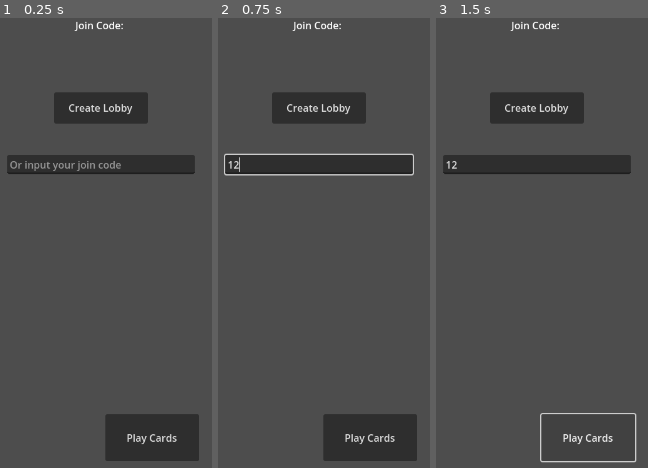
Above: before the commit, frames 1-3 (left to right).
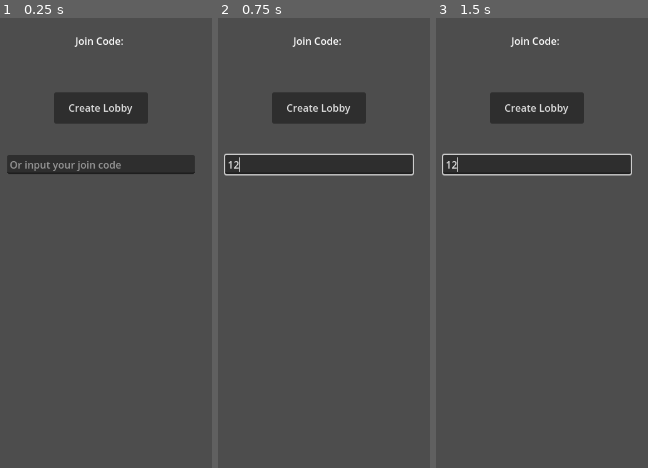
Above: after the commit, the same moments.

Repository: sanujs/cheat-game
Game: Godot game, scene res://main.tscn
Same seed, same stepped clock (60 frames per second), same inputs: the game is played once before the commit and once after it.
Inputs (mouse positions are in pixels of both pictures, inside the frame that each line leads up to):
- Up to frame 1 (0.25 s): no input
- Up to frame 2 (0.75 s): click (319, 162) at 0.52 s; type "12" at 0.6 s
- Up to frame 3 (1.5 s): click (588, 436) at 1.25 s, where only the run before the commit has a clickable "Play Cards"

The runs differ from the first frame. In frame 1, 4.9% of the frame differs, in the area x 34-94%, y 0-99%; in frame 2, 4.9%; in frame 3, 2.0%.

Commit message:
Basic functionality for playing cards and rank selection and better game initialization in server

Diff:
--- a/client/cheat/main.gd
+++ b/client/cheat/main.gd
@@ -2,22 +2,31 @@
 
 @export var card_scene: PackedScene
 @onready var client: WebSocketClient = $WebSocketClient
-@onready var hand = $Hand
+@onready var hand = $PlayUI/Hand
 @onready var startGameBtn = $LobbyUI/StartGame
 @onready var newGameBtn = $LobbyUI/NewGame
 @onready var joinGameBtn = $LobbyUI/JoinGame
 @onready var joinCodeLbl = $LobbyUI/JoinCode
 @onready var playerList = $LobbyUI/PlayerList
+@onready var rankOption = $PlayUI/RankOption
 
 var connected = false
 var uuid = ""
 var join_key = ""
 var your_turn = false
+var round_rank: Card.Rank
+var round_start = true
+
 
 # Called when the node enters the scene tree for the first time.
 func _ready() -> void:
 	startGameBtn.visible = false
 	playerList.visible = false
+	$PlayUI.visible = false
+	rankOption.visible = false
+	for rank in Card.Rank.keys():
+		rankOption.add_item(rank)
+
 
 # Called every frame. 'delta' is the elapsed time since the previous frame.
 func _process(delta: float) -> void:
@@ -29,12 +38,6 @@
 	hand.add_child(new_card)
 	new_card.set_values_from_string(card_string)
 	new_card.visible = true
-
-
-func _on_remove_card_pressed() -> void:
-	for card: Card in hand.get_children():
-		if card.selected:
-			hand.remove_child(card)
 
 
 func _on_new_game_pressed() -> void:
@@ -49,7 +52,6 @@
 	var send_data = await client.send(data)
 	print(send_data)
 	startGameBtn.visible = true
-
 
 
 func _on_join_game_text_submitted(new_text: String) -> void:
@@ -84,6 +86,8 @@
 			var data = {"type": "start"}
 			client.send(data)
 			$LobbyUI.visible = false
+			$PlayUI.visible = true
+			round_start = true
 		"players":
 			var player_uuids = json_recv["players"]
 			for i in range(player_uuids.size()):
@@ -93,5 +97,26 @@
 			for card_str in json_recv["hand"]:
 				str_to_card(card_str)
 		"turn":
+			print(uuid + " turn")
 			assert(json_recv["player"] == uuid)
 			your_turn = true
+			if round_start:
+				rankOption.visible = true
+
+
+func _on_play_cards_pressed() -> void:
+	var played_cards = []
+	for card: Card in hand.get_children():
+		if card.selected:
+			played_cards.append(card.card_str)
+			hand.remove_child(card)
+	if round_start:
+		round_rank = Card.Rank[rankOption.get_item_text(rankOption.selected)]
+	var data = {
+		"type": "play",
+		"cards": played_cards,
+		"round_rank": Card.rank_to_char(round_rank),
+	}
+	client.send(data)
+	round_start = false
+	rankOption.visible = false
--- a/client/cheat/main.tscn
+++ b/client/cheat/main.tscn
@@ -11,7 +11,22 @@
 [node name="WebSocketClient" type="Node" parent="."]
 script = ExtResource("3_hmncd")
 
-[node name="Hand" type="HBoxContainer" parent="."]
+[node name="PlayUI" type="CanvasLayer" parent="."]
+
+[node name="RankOption" type="OptionButton" parent="PlayUI"]
+anchors_preset = 8
+anchor_left = 0.5
+anchor_top = 0.5
+anchor_right = 0.5
+anchor_bottom = 0.5
+offset_left = -193.5
+offset_top = -29.0
+offset_right = 193.5
+offset_bottom = 29.0
+grow_horizontal = 2
+grow_vertical = 2
+
+[node name="Hand" type="HBoxContainer" parent="PlayUI"]
 anchors_preset = 7
 anchor_left = 0.5
 anchor_top = 1.0
@@ -20,30 +35,45 @@
 offset_left = -400.0
 offset_top = -253.0
 offset_right = 400.0
-offset_bottom = -101.0
+offset_bottom = -153.0
 grow_horizontal = 2
 grow_vertical = 0
 alignment = 1
 
-[node name="Card" parent="Hand" instance=ExtResource("1_o6y44")]
+[node name="Card" parent="PlayUI/Hand" instance=ExtResource("1_o6y44")]
 layout_mode = 2
 
-[node name="Card2" parent="Hand" instance=ExtResource("1_o6y44")]
+[node name="Card2" parent="PlayUI/Hand" instance=ExtResource("1_o6y44")]
 layout_mode = 2
 rank = 3
 suit = 1
 
-[node name="Card3" parent="Hand" instance=ExtResource("1_o6y44")]
+[node name="Card3" parent="PlayUI/Hand" instance=ExtResource("1_o6y44")]
 layout_mode = 2
 rank = 4
 suit = 3
 
-[node name="PlayCards" type="Button" parent="."]
-offset_left = 647.0
+[node name="PlayCards" type="Button" parent="PlayUI"]
+offset_left = 753.0
 offset_top = 634.0
-offset_right = 797.0
+offset_right = 903.0
 offset_bottom = 709.0
 text = "Play Cards"
+
+[node name="Pass" type="Button" parent="PlayUI"]
+offset_left = 592.0
+offset_top = 634.0
+offset_right = 742.0
+offset_bottom = 709.0
+text = "Pass
+"
+
+[node name="CallCheat" type="Button" parent="PlayUI"]
+offset_left = 426.0
+offset_top = 634.0
+offset_right = 576.0
+offset_bottom = 709.0
+text = "Call Cheat"
 
 [node name="LobbyUI" type="CanvasLayer" parent="."]
 
@@ -93,9 +123,10 @@
 anchors_preset = 5
 anchor_left = 0.5
 anchor_right = 0.5
-offset_left = -36.5
-offset_right = 36.5
-offset_bottom = 23.0
+offset_left = -41.0
+offset_top = 25.0
+offset_right = 41.0
+offset_bottom = 48.0
 grow_horizontal = 2
 text = "Join Code: "
 
@@ -122,7 +153,7 @@
 item_4/disabled = true
 
 [connection signal="message_received" from="WebSocketClient" to="." method="_on_web_socket_client_message_received"]
-[connection signal="pressed" from="PlayCards" to="." method="_on_remove_card_pressed"]
+[connection signal="pressed" from="PlayUI/PlayCards" to="." method="_on_play_cards_pressed"]
 [connection signal="pressed" from="LobbyUI/NewGame" to="." method="_on_new_game_pressed"]
 [connection signal="text_submitted" from="LobbyUI/JoinGame" to="." method="_on_join_game_text_submitted"]
 [connection signal="pressed" from="LobbyUI/StartGame" to="." method="_on_start_game_pressed"]
--- a/client/cheat/scenes/card/card.gd
+++ b/client/cheat/scenes/card/card.gd
@@ -12,10 +12,12 @@
 @onready var rank_lbl: Label = $RankLbl
 @onready var suit_lbl: Label = $SuitLbl
 
+var card_str: String = "AS"
+
 func _ready() -> void:
 	visible = false
 
-func set_values(_rank: Rank, _suit: Suit):
+func _set_values(_rank: Rank, _suit: Suit):
 	rank = _rank
 	suit = _suit
 
@@ -26,7 +28,8 @@
 	assert(len(characters) == 2)
 	var _rank = char_to_rank(characters[0])
 	var _suit = char_to_suit(characters[1])
-	set_values(_rank, _suit)
+	_set_values(_rank, _suit)
+	card_str = characters
 
 # Called every frame. 'delta' is the elapsed time since the previous frame.
 func _process(delta: float) -> void:
@@ -66,7 +69,7 @@
 				return Rank.ACE
 
 #	calculate the Rank enum equivalent to the number
-	return int(character)-2
+	return int(character)-2 as Rank
 
 func char_to_suit(character: String) -> Suit:
 	assert(len(character) == 1)
@@ -84,3 +87,26 @@
 
 #	Default to SPADES
 	return Suit.SPADES
+
+static func rank_to_char(_rank: Rank) -> String:
+#	the char representation is the first character in ranks ten to ace
+	if _rank > 7:
+		return Rank.keys()[_rank][0]
+	match _rank:
+		Rank.TWO:
+			return "2"
+		Rank.THREE:
+			return "3"
+		Rank.FOUR:
+			return "4"
+		Rank.FIVE:
+			return "5"
+		Rank.SIX:
+			return "6"
+		Rank.SEVEN:
+			return "7"
+		Rank.EIGHT:
+			return "8"
+		Rank.NINE:
+			return "9"
+	return ""
--- a/client/cheat/scenes/card/card.tscn
+++ b/client/cheat/scenes/card/card.tscn
@@ -4,16 +4,18 @@
 [ext_resource type="Script" path="res://scenes/card/card.gd" id="1_mnj7f"]
 
 [sub_resource type="RectangleShape2D" id="RectangleShape2D_rsnb6"]
-size = Vector2(96.2413, 152)
+size = Vector2(74.6873, 100.5)
 
 [node name="Card" type="Control"]
-custom_minimum_size = Vector2(96, 152)
+custom_minimum_size = Vector2(75, 100)
 layout_mode = 3
 anchors_preset = 15
 anchor_right = 1.0
 anchor_bottom = 1.0
-offset_right = -1184.0
-offset_bottom = -568.0
+offset_left = 0.499997
+offset_top = 0.499997
+offset_right = -1204.5
+offset_bottom = -619.5
 grow_horizontal = 2
 grow_vertical = 2
 scale = Vector2(0.997492, 1)
@@ -36,9 +38,9 @@
 anchor_right = 0.5
 anchor_bottom = 0.5
 offset_left = -19.5
-offset_top = -56.5
+offset_top = -43.5
 offset_right = 19.5
-offset_bottom = -33.5
+offset_bottom = -20.5
 grow_horizontal = 2
 grow_vertical = 2
 theme = ExtResource("1_jbr47")
@@ -71,5 +73,6 @@
 collision_mask = 3
 
 [node name="CollisionShape2D" type="CollisionShape2D" parent="Area2D"]
-position = Vector2(48.1207, 76)
+position = Vector2(37.3437, 50.25)
+scale = Vector2(0.999999, 0.999999)
 shape = SubResource("RectangleShape2D_rsnb6")
Not shown, changed: server/game/game.py
Not shown, changed: server/server.py
